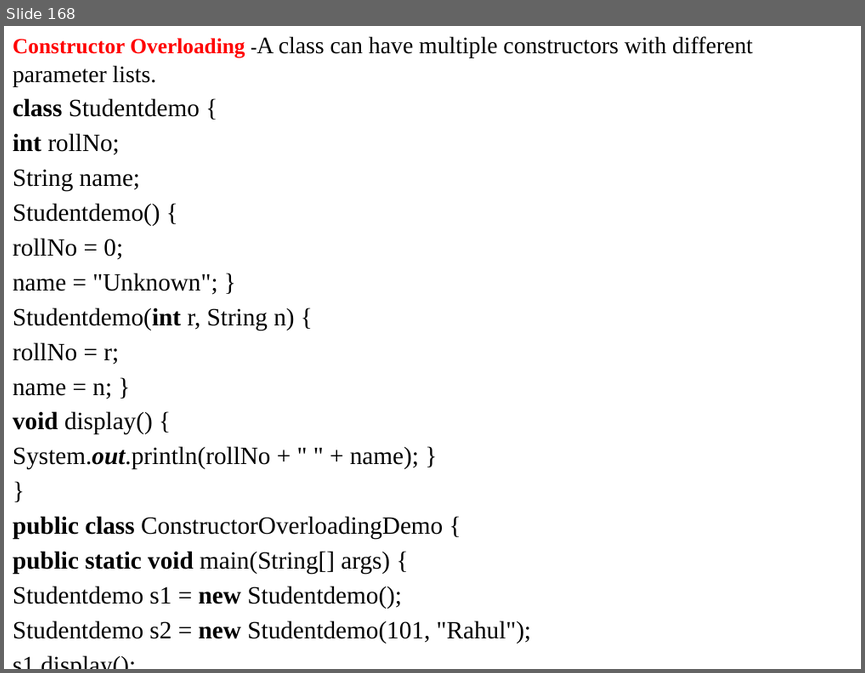
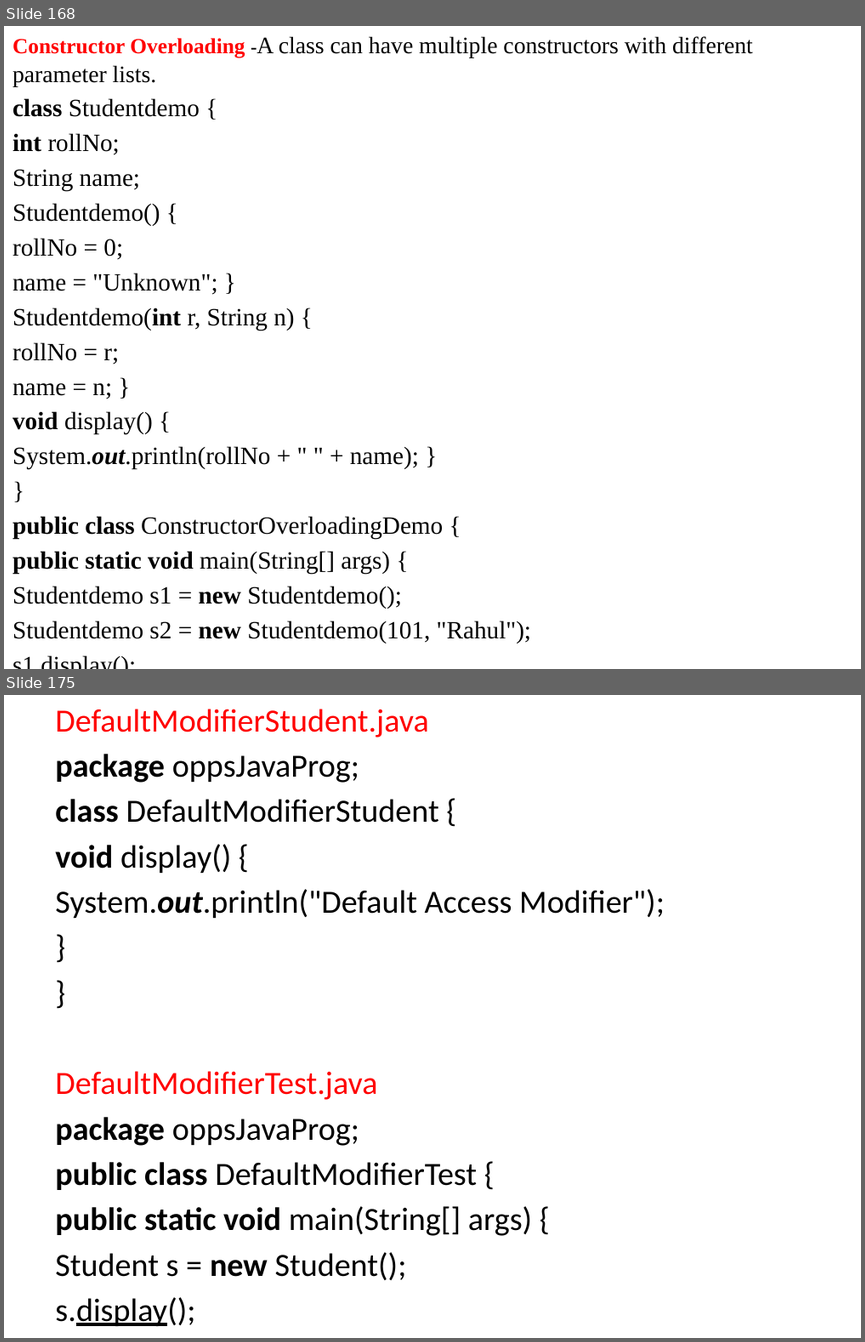
Before and after one commit to anvesh1987/Java-Programs-CSE-G, a slide deck: UNIT - I.pptx. Shown one above the other, each under a label of ours: slide 168 before the commit, slides 168 and 175 after it; the slides between them are not shown. The pictures are 865x673 and 865x1342 pixels, drawn with LibreOffice and Linux fonts; fonts in the diff are those of the drawing. Boxes give left, top, right and bottom in pixels: in the first picture for what was removed or moved away, otherwise in the second. Text is boxed around its words. In the diff, an @@ line names an element or a change of style, - is before the commit and + after.

```diff
--- a/UNIT - I.pptx
+++ b/UNIT - I.pptx
@@ slide 175 added at [4,695,861,1338], background #FFFFFF @@
@@ text added at [55,709,664,1326], 27.2 pt, text #000000 @@
+DefaultModifierStudent.java
+package oppsJavaProg;
+class DefaultModifierStudent {
+void display() {
+System.out.println("Default Access Modifier");
+}
+}
+DefaultModifierTest.java
+package oppsJavaProg;
+public class DefaultModifierTest {
+public static void main(String[] args) {
+Student s = new Student();
+s.display();
+}
+}
```
Also in this commit, not shown: 1 slide changed, 32 other slides added, 39 slides removed.
